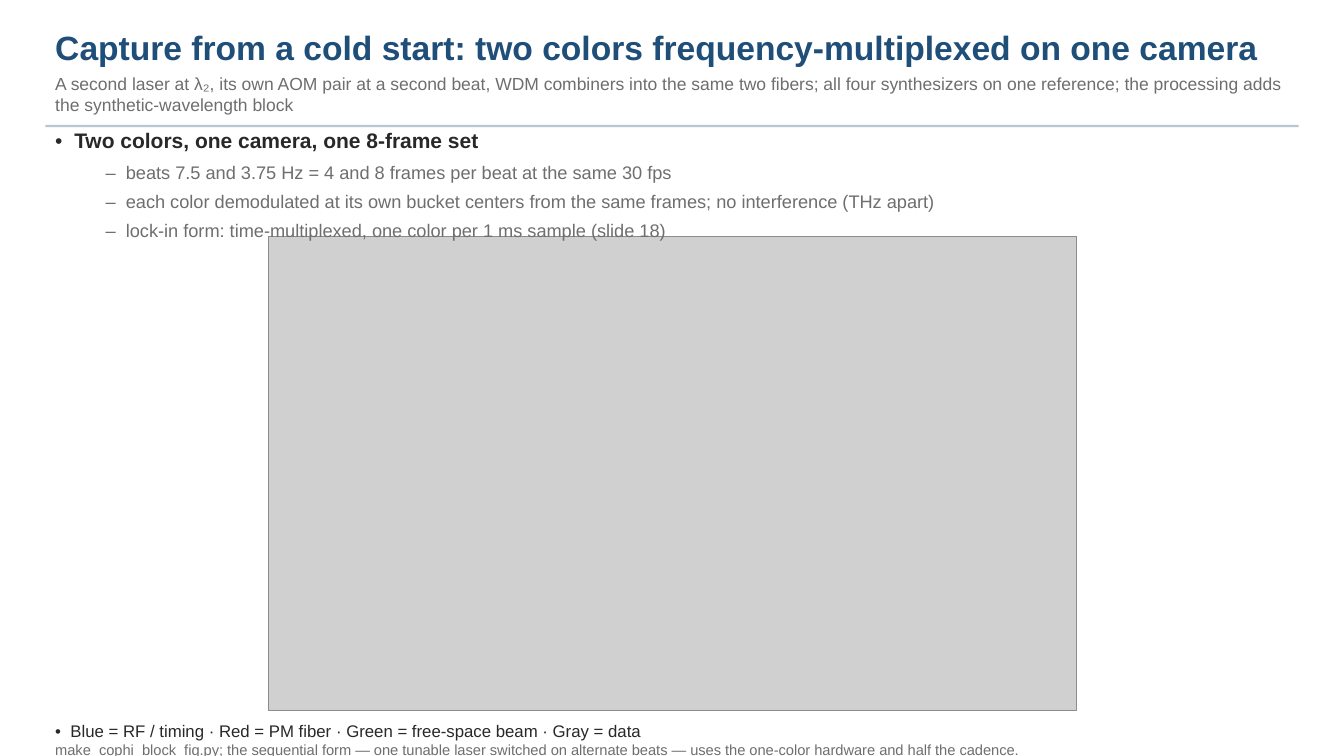
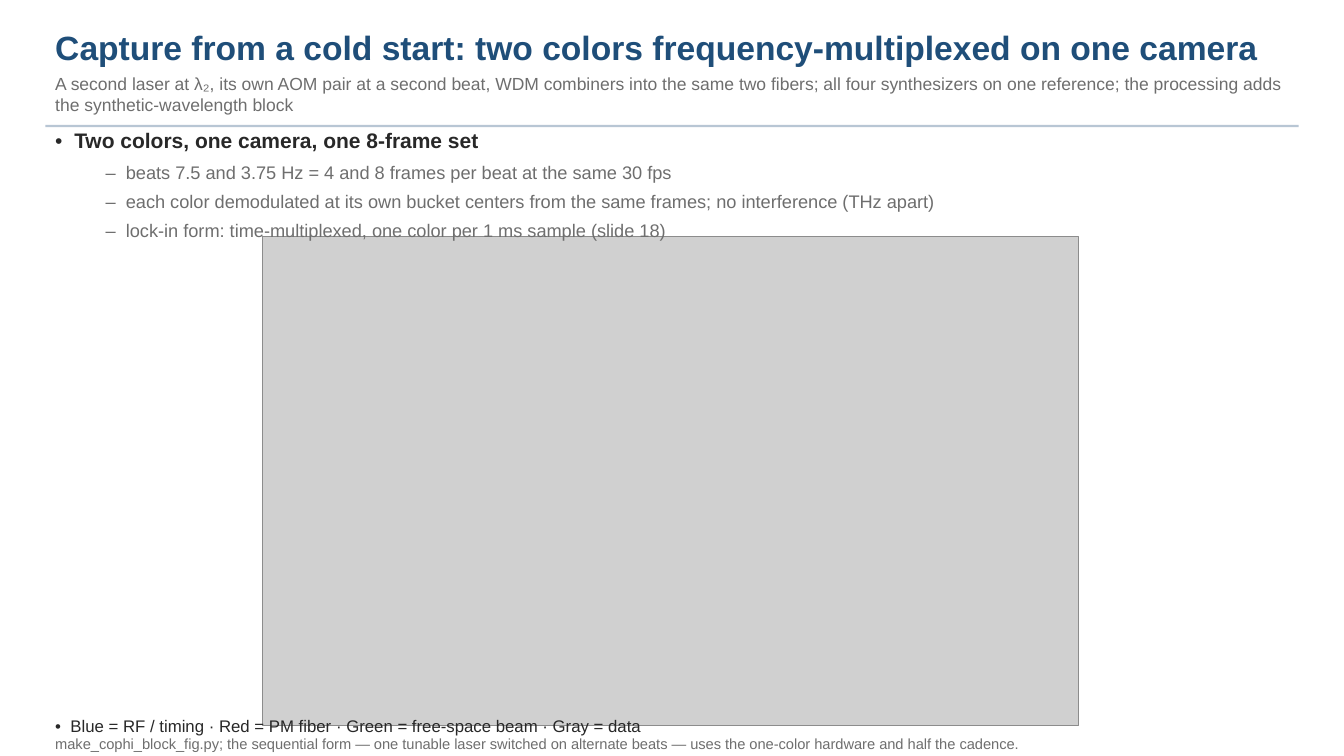
Before and after one commit to nasa-jpl/macos, a slide deck: slide 17 of demo_session/deck_cophi.pptx. Drawn at 1344x756 pixels with LibreOffice and Linux fonts; fonts in the diff are those of the drawing; grey boxes stand for pictures. Boxes give left, top, right and bottom in pixels: in the first picture for what was removed or moved away, otherwise in the second. Text is boxed around its words. In the diff, an @@ line names an element or a change of style, - is before the commit and + after.

```diff
--- a/demo_session/deck_cophi.pptx
+++ b/demo_session/deck_cophi.pptx
@@ picture: place and size @@
-picture at (268,237,1077,711)
+picture at (262,237,1079,726)
@@ text "• Blue = RF / ...": place and size @@
-text "• Blue = RF / ..." at (70,725,641,741)
+text "• Blue = RF / ..." at (70,720,641,736)
@@ text "make_cophi_block_fig.py; the sequential form — ...": place and size @@
-text "make_cophi_block_fig.py; the sequential form — ..." at (55,744,1019,756)
+text "make_cophi_block_fig.py; the sequential form — ..." at (55,738,1019,752)
```
Also in this commit, not shown: 5 other slides changed, 4 other files.
